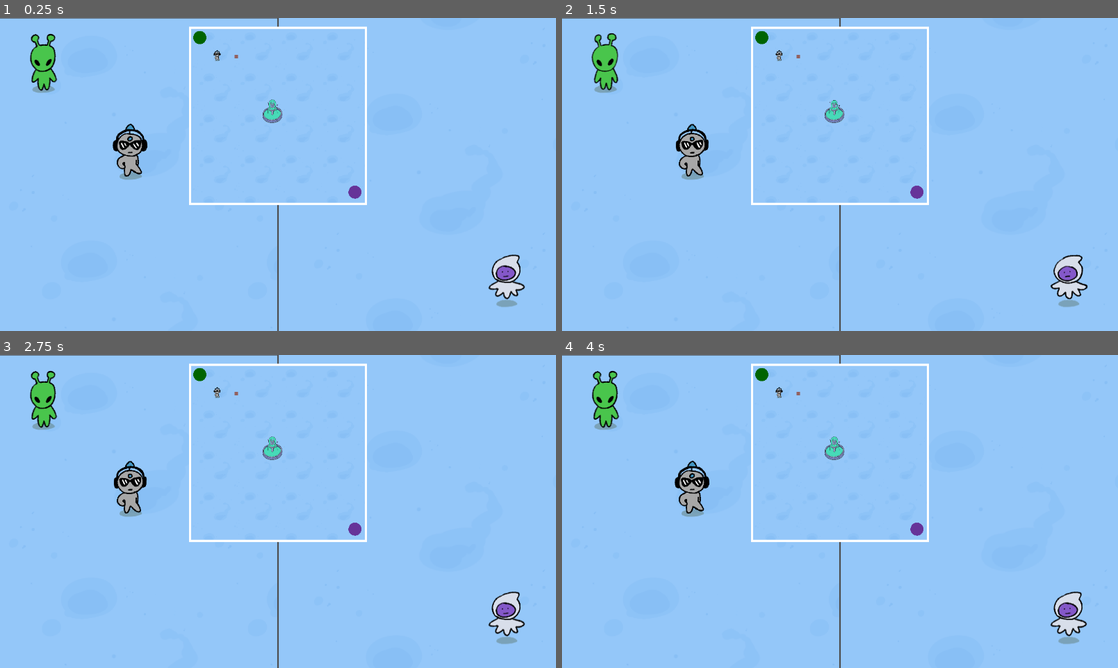
Above: before the commit, frames 1-4 (two rows, left to right).
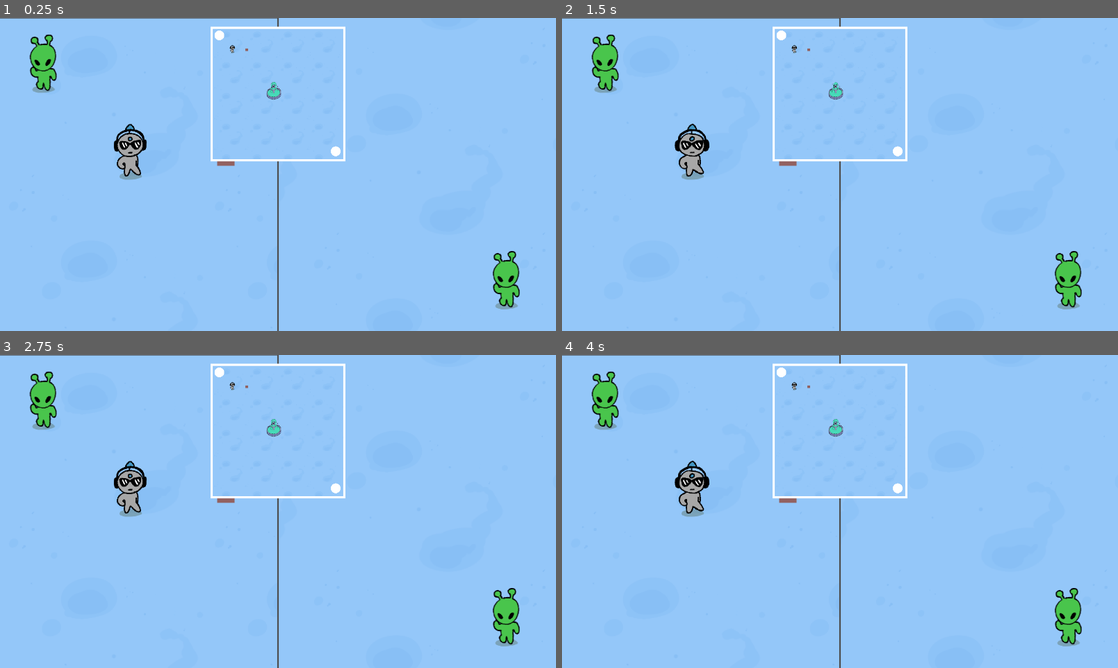
Above: after the commit, the same moments.

Repository: liannie3/wwhataburger
Game: Godot game, scene res://main_game/SpitScreen.tscn
Same seed, same stepped clock (60 frames per second), same inputs: the game is played once before the commit and once after it. This scene is started directly instead of the project's main scene.
Inputs:
- Up to frame 1 (0.25 s): no input
- Up to frame 2 (1.5 s): no input
- Up to frame 3 (2.75 s): no input
- Up to frame 4 (4 s): tap Enter at 3.5 s

The runs differ from the first frame. In frame 1, 3.2% of the frame differs, in the area x 5-95%, y 2-94%; in frame 2, 3.2%; in frame 3, 3.0%; in frame 4, 3.0%.
Error after the commit: Parse Error: Unexpected identifier "k" in class body. (res://main_game/player.gd:18)

Commit message:
Add talking to npcs

Diff:
--- a/main_game/MainGame.tscn
+++ b/main_game/MainGame.tscn
@@ -19,7 +19,7 @@
 position = Vector2(1886, 1878)
 player_id = 2
 
-[node name="Npc" parent="." unique_id=364730679 instance=ExtResource("4_03gfc")]
+[node name="Adam" parent="." unique_id=364730679 instance=ExtResource("4_03gfc")]
 position = Vector2(300, 300)
 
 [node name="TestEmotion" parent="." unique_id=1897053641 instance=ExtResource("5_w0aw3")]
--- a/main_game/NPC.tscn
+++ b/main_game/NPC.tscn
@@ -1,11 +1,11 @@
 [gd_scene format=3 uid="uid://bfu4lj43j681i"]
 
-[ext_resource type="Script" path="res://main_game/npc.gd" id="1_bhnok"]
+[ext_resource type="Script" uid="uid://dwqlp840cc25n" path="res://main_game/npc.gd" id="1_bhnok"]
 [ext_resource type="Texture2D" uid="uid://5v6tltg18rh3" path="res://sprites/npcs/AdamIdle1.PNG" id="2_1ycq1"]
 [ext_resource type="Texture2D" uid="uid://ds1f8784ldmx" path="res://sprites/npcs/AdamIdle2.PNG" id="3_v1mj6"]
 
 [sub_resource type="CircleShape2D" id="CircleShape2D_1ycq1"]
-radius = 88.362885
+radius = 125.004
 
 [sub_resource type="SpriteFrames" id="SpriteFrames_6lush"]
 animations = [{
@@ -21,6 +21,9 @@
 "speed": 2.5
 }]
 
+[sub_resource type="RectangleShape2D" id="RectangleShape2D_1ycq1"]
+size = Vector2(58, 103)
+
 [node name="Npc" type="Area2D" unique_id=364730679]
 script = ExtResource("1_bhnok")
 
@@ -31,7 +34,13 @@
 sprite_frames = SubResource("SpriteFrames_6lush")
 animation = &"idle"
 autoplay = "idle"
-frame_progress = 0.13301574
+frame_progress = 0.94893026
+
+[node name="StaticBody2D" type="StaticBody2D" parent="." unique_id=673831786]
+
+[node name="CollisionShape2D2" type="CollisionShape2D" parent="StaticBody2D" unique_id=1872038136]
+position = Vector2(1, 3.5)
+shape = SubResource("RectangleShape2D_1ycq1")
 
 [connection signal="body_entered" from="." to="." method="_on_body_entered"]
 [connection signal="body_exited" from="." to="." method="_on_body_exited"]
--- a/main_game/Player.tscn
+++ b/main_game/Player.tscn
@@ -1,12 +1,12 @@
 [gd_scene format=3 uid="uid://bxfumbre853g0"]
 
 [ext_resource type="Script" uid="uid://btyjk4pnj7pyg" path="res://main_game/player.gd" id="1_hqf23"]
-[ext_resource type="Texture2D" uid="uid://0k4xewl02xc5" path="res://sprites/player/AlienIdle1.PNG" id="2_r21c5"]
-[ext_resource type="Texture2D" uid="uid://dd4nn5m7d2ke1" path="res://sprites/player/AlienIdle2.PNG" id="3_o5nb7"]
-[ext_resource type="Texture2D" uid="uid://3xaduxd045qt" path="res://sprites/player/AlienWalk1.PNG" id="4_4a63n"]
-[ext_resource type="Texture2D" uid="uid://cegv6k7a1tptd" path="res://sprites/player/BlooberIdle1.PNG" id="4_ng460"]
-[ext_resource type="Texture2D" uid="uid://u6a7d07oredl" path="res://sprites/player/BlooberIdle2.PNG" id="5_8hmdd"]
-[ext_resource type="Texture2D" uid="uid://debbhllay4w4e" path="res://sprites/player/AlienWalk2.PNG" id="5_aol2y"]
+[ext_resource type="Texture2D" uid="uid://0k4xewl02xc5" path="res://sprites/player/AlienIdle1.png" id="2_r21c5"]
+[ext_resource type="Texture2D" uid="uid://dd4nn5m7d2ke1" path="res://sprites/player/AlienIdle2.png" id="3_o5nb7"]
+[ext_resource type="Texture2D" uid="uid://3xaduxd045qt" path="res://sprites/player/AlienWalk1.png" id="4_4a63n"]
+[ext_resource type="Texture2D" uid="uid://cegv6k7a1tptd" path="res://sprites/player/BlooberIdle1.png" id="4_ng460"]
+[ext_resource type="Texture2D" uid="uid://u6a7d07oredl" path="res://sprites/player/BlooberIdle2.png" id="5_8hmdd"]
+[ext_resource type="Texture2D" uid="uid://debbhllay4w4e" path="res://sprites/player/AlienWalk2.png" id="5_aol2y"]
 
 [sub_resource type="SpriteFrames" id="SpriteFrames_ng460"]
 animations = [{
@@ -82,3 +82,51 @@
 [node name="MinimapDot" type="MeshInstance2D" parent="." unique_id=107359048]
 visibility_layer = 2
 mesh = SubResource("SphereMesh_4a63n")
+
+[node name="CanvasLayer" type="CanvasLayer" parent="." unique_id=362645818]
+
+[node name="GhostPrompt" type="Label" parent="CanvasLayer" unique_id=1008294788]
+visible = false
+anchors_preset = 7
+anchor_left = 0.5
+anchor_top = 1.0
+anchor_right = 0.5
+anchor_bottom = 1.0
+offset_left = -74.5
+offset_top = -52.0
+offset_right = 74.5
+offset_bottom = -10.0
+grow_horizontal = 2
+grow_vertical = 0
+theme_override_colors/font_color = Color(1, 1, 1, 0.7019608)
+theme_override_font_sizes/font_size = 35
+text = "\"E to Talk\""
+
+[node name="DialogueBox" type="PanelContainer" parent="CanvasLayer" unique_id=1625707787]
+visible = false
+anchors_preset = 12
+anchor_top = 1.0
+anchor_right = 1.0
+anchor_bottom = 1.0
+grow_horizontal = 2
+grow_vertical = 0
+
+[node name="HBoxContainer" type="HBoxContainer" parent="CanvasLayer/DialogueBox" unique_id=366553625]
+layout_mode = 2
+
+[node name="Portrait" type="TextureRect" parent="CanvasLayer/DialogueBox/HBoxContainer" unique_id=1130956356]
+layout_mode = 2
+
+[node name="VBoxContainer" type="VBoxContainer" parent="CanvasLayer/DialogueBox/HBoxContainer" unique_id=697062008]
+layout_mode = 2
+size_flags_horizontal = 3
+
+[node name="NameLabel" type="Label" parent="CanvasLayer/DialogueBox/HBoxContainer/VBoxContainer" unique_id=1667627300]
+layout_mode = 2
+theme_override_font_sizes/font_size = 35
+
+[node name="TextLabel" type="RichTextLabel" parent="CanvasLayer/DialogueBox/HBoxContainer/VBoxContainer" unique_id=1263959803]
+layout_mode = 2
+size_flags_vertical = 3
+theme_override_font_sizes/normal_font_size = 20
+fit_content = true
--- a/main_game/SpitScreen.tscn
+++ b/main_game/SpitScreen.tscn
@@ -66,14 +66,14 @@
 theme_override_styles/panel = SubResource("StyleBoxFlat_1142w")
 
 [node name="SubViewportContainer" type="SubViewportContainer" parent="CanvasLayer/PanelContainer" unique_id=307514615]
-custom_minimum_size = Vector2(400, 400)
+custom_minimum_size = Vector2(300, 300)
 layout_mode = 2
 
 [node name="SubViewport" type="SubViewport" parent="CanvasLayer/PanelContainer/SubViewportContainer" unique_id=1062316975]
 handle_input_locally = false
-size = Vector2i(400, 400)
+size = Vector2i(300, 300)
 render_target_update_mode = 4
 
 [node name="Camera2D" type="Camera2D" parent="CanvasLayer/PanelContainer/SubViewportContainer/SubViewport" unique_id=1560877012]
 position = Vector2(1000, 1000)
-zoom = Vector2(0.2, 0.2)
+zoom = Vector2(0.15, 0.15)
--- a/main_game/npc.gd
+++ b/main_game/npc.gd
@@ -1,36 +1,98 @@
 extends Area2D
 
+# ==========================================
+@export var npc_name: String = "Mysterious Stranger"
+@export var ghost_text: String = "Press Interact to Listen"
 
-# Called when the node enters the scene tree for the first time.
-func _ready() -> void:
-	pass # Replace with function body.
+@export_multiline var first_dialogue: String = "You're the first traveler I've seen in weeks!"
+@export_multiline var second_dialogue: String = "Oh, another one? Your friend was just here."
+@export_multiline var repeat_dialogue: String = "I have nothing more to say to you."
+# ==========================================
 
+var has_p1_talked: bool = false
+var has_p2_talked: bool = false
+var someone_talked_first: bool = false
 
-# Called every frame. 'delta' is the elapsed time since the previous frame.
-func _process(delta: float) -> void:
-	pass
-
-# A simple function to apply state changes
-func apply_effect(effect_type: String):
-	if effect_type == "test":
-		print("testing 1")
-	elif effect_type == "test2":
-		print("testing 2")
-
+# The Interaction Lock!
+var is_talking: bool = false
+var active_player: Player = null
 var players_in_range: Array[Player] = []
 
 func _on_body_entered(body: Node2D) -> void:
 	if body is Player:
-		if not players_in_range.has(body):
-			players_in_range.append(body)
-
+		players_in_range.append(body)
+		# Only show the ghost prompt if the NPC isn't currently busy talking to someone else
+		if not is_talking:
+			body.show_prompt(ghost_text)
 
 func _on_body_exited(body: Node2D) -> void:
 	if body is Player:
 		players_in_range.erase(body)
+		body.hide_prompt()
+		# Safety check: if they walk away mid-sentence, unlock the NPC
+		if is_talking and active_player == body:
+			end_interaction()
 
 func _input(event: InputEvent) -> void:
+	if players_in_range.is_empty(): return
+
 	for player in players_in_range:
 		var interact_action = "p" + str(player.player_id) + "_interact"
-		if event.is_action_pressed(interact_action):
-			print(player.player_id, "interacting right now")
+		var advance_action = "p" + str(player.player_id) + "_advance"
+
+		# 1. TRY TO START TALKING
+		if not is_talking and event.is_action_pressed(interact_action):
+			start_interaction(player)
+			return # Stop checking, lock acquired!
+
+		# 2. TRY TO ADVANCE/CLOSE TEXT
+		# Only the player holding the lock can press the advance button
+		if is_talking and active_player == player and event.is_action_pressed(advance_action):
+			end_interaction()
+			return
+
+func start_interaction(player: Player):
+	is_talking = true
+	active_player = player
+
+	# Turn off ghost prompts for everyone in the circle
+	for p in players_in_range:
+		p.hide_prompt()
+
+	var text_to_say = ""
+	var id = player.player_id
+
+	# Determine which of the 3 dialogues to use
+	if (id == 1 and has_p1_talked) or (id == 2 and has_p2_talked):
+		text_to_say = repeat_dialogue
+
+	elif not someone_talked_first:
+		text_to_say = first_dialogue
+		someone_talked_first = true
+
+		# Update the global stats singleton!
+		if id == 1:
+			has_p1_talked = true
+			GlobalStats.p1_first_talks += 1
+		else:
+			has_p2_talked = true
+			GlobalStats.p2_first_talks += 1
+
+	else:
+		text_to_say = second_dialogue
+		if id == 1: has_p1_talked = true
+		else: has_p2_talked = true
+
+	# Send the final data to the active player's UI
+	player.show_dialogue(npc_name, text_to_say)
+
+func end_interaction():
+	# Unlock the NPC
+	is_talking = false
+	if active_player:
+		active_player.hide_dialogue()
+	active_player = null
+
+	# If anyone is still standing there waiting, turn their ghost prompt back on!
+	for p in players_in_range:
+		p.show_prompt(ghost_text)
--- a/main_game/player.gd
+++ b/main_game/player.gd
@@ -8,8 +8,14 @@
 @onready var minimap_dot = $MinimapDot
 @onready var anim = $AnimatedSprite2D
 
+@onready var ghost_prompt = $CanvasLayer/GhostPrompt
+@onready var dialogue_box = $CanvasLayer/DialogueBox
+@onready var name_label = $CanvasLayer/DialogueBox/HBoxContainer/VBoxContainer/NameLabel
+@onready var text_label = $CanvasLayer/DialogueBox/HBoxContainer/VBoxContainer/TextLabel
+
 # Variable to hold the player's current emotion
 var current_emotion: EmotionData.Emotion = EmotionData.Emotion.NONE
+k
 
 func _ready() -> void:
 	# Paint the dot based on the player ID!
@@ -70,3 +76,19 @@
 
 func _get_facing_direction() -> Vector2:
 	return Vector2.LEFT if anim.flip_h else Vector2.RIGHT
+
+func show_prompt(text: String):
+	ghost_prompt.text = text
+	ghost_prompt.show()
+
+func hide_prompt():
+	ghost_prompt.hide()
+
+func show_dialogue(npc_name: String, dialogue: String):
+	hide_prompt() # Hide the ghost text while talking
+	name_label.text = npc_name
+	text_label.text = dialogue
+	dialogue_box.show()
+
+func hide_dialogue():
+	dialogue_box.hide()
--- a/main_game/spit_screen.gd
+++ b/main_game/spit_screen.gd
@@ -17,3 +17,6 @@
 
 	# 4. THE FIX: Force the right screen to actively look through this camera!
 	p2_cam.make_current()
+
+	var p2_canvas = viewport1.get_node("MainGame/Player2/CanvasLayer")
+	p2_canvas.custom_viewport = viewport2
